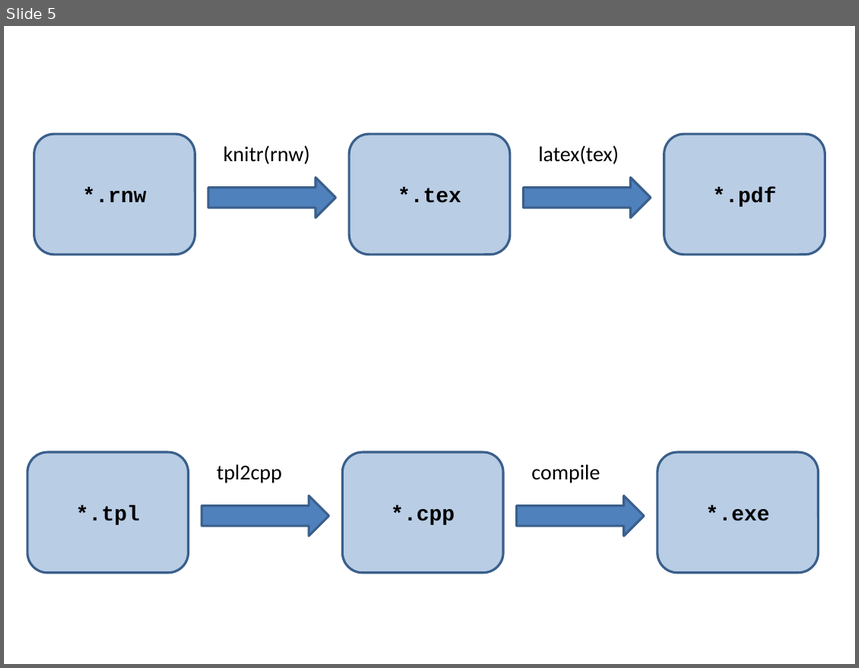
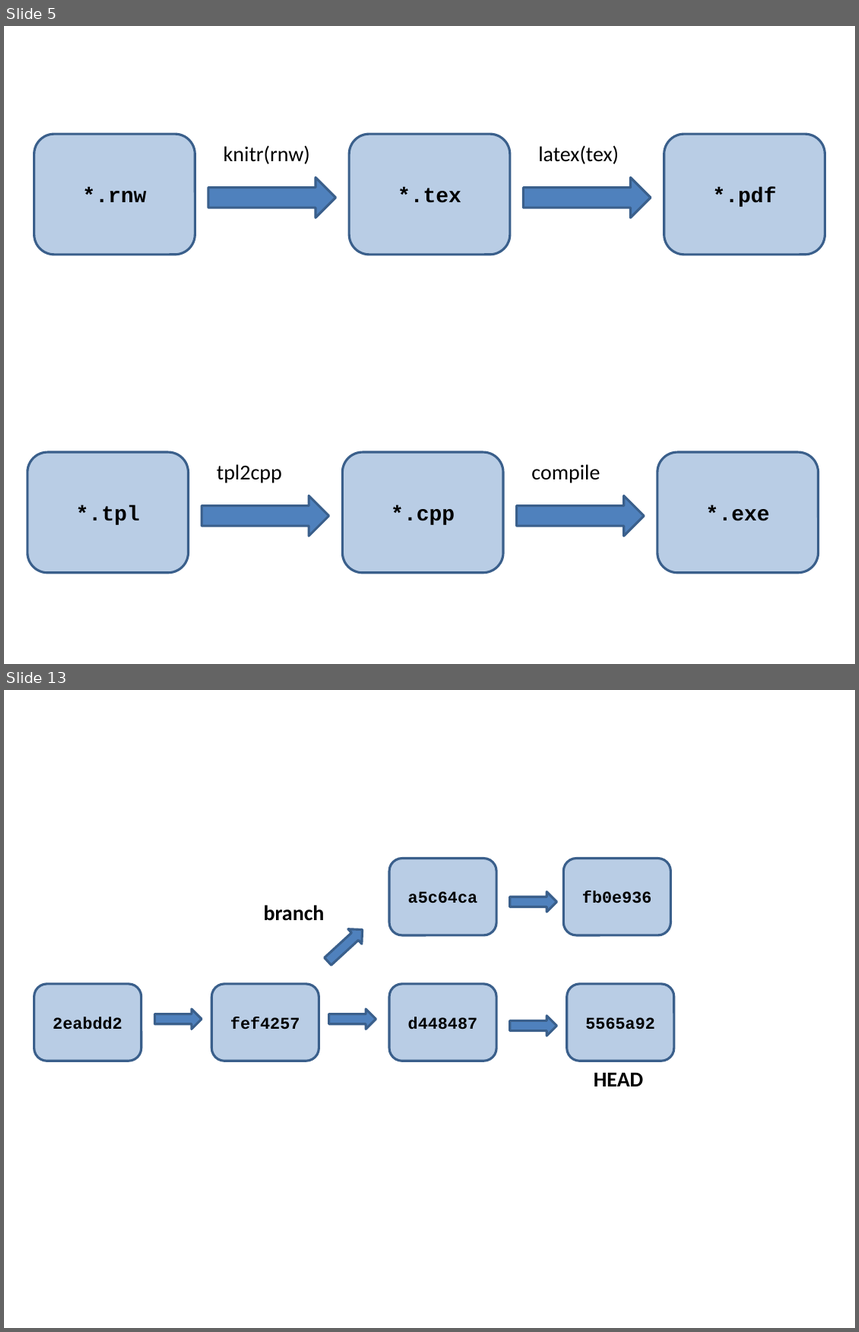
Before and after one commit to AdamCottrill/QFC_Workshop, a slide deck: PresentationFigures.pptx. Shown one above the other, each under a label of ours: slide 5 before the commit, slides 5 and 13 after it; the slides between them are not shown. The pictures are 859x668 and 859x1332 pixels, drawn with LibreOffice and Linux fonts; fonts in the diff are those of the drawing. Boxes give left, top, right and bottom in pixels: in the first picture for what was removed or moved away, otherwise in the second. Text is boxed around its words. In the diff, an @@ line names an element or a change of style, - is before the commit and + after.

```diff
--- a/PresentationFigures.pptx
+++ b/PresentationFigures.pptx
@@ slide 13 added at (4, 690, 855, 1328), background #FFFFFF @@
@@ rounded rectangle added at (389, 859, 496, 936), fill #B9CDE5, outline #3A5F8C 2 pt, 14 pt, text #000000, bold @@
+a5c64ca
@@ rounded rectangle added at (563, 859, 671, 936), fill #B9CDE5, outline #3A5F8C 2 pt, 14 pt, text #000000, bold @@
+fb0e936
@@ right arrow added at (509, 891, 557, 912), fill #4F81BD, outline #3A5F8C 2 pt @@
@@ text added at (264, 905, 325, 921), 18 pt, text #000000, bold @@
+branch
@@ right arrow added at (321, 923, 369, 970), fill #4F81BD, outline #3A5F8C 2 pt @@
@@ rounded rectangle added at (34, 983, 141, 1061), fill #B9CDE5, outline #3A5F8C 2 pt, 14 pt, text #000000, bold @@
+2eabdd2
@@ rounded rectangle added at (211, 983, 319, 1061), fill #B9CDE5, outline #3A5F8C 2 pt, 14 pt, text #000000, bold @@
+fef4257
@@ rounded rectangle added at (389, 983, 496, 1061), fill #B9CDE5, outline #3A5F8C 2 pt, 14 pt, text #000000, bold @@
+d448487
@@ rounded rectangle added at (566, 983, 674, 1061), fill #B9CDE5, outline #3A5F8C 2 pt, 14 pt, text #000000, bold @@
+5565a92
@@ right arrow added at (154, 1009, 202, 1030), fill #4F81BD, outline #3A5F8C 2 pt @@
@@ right arrow added at (329, 1009, 376, 1030), fill #4F81BD, outline #3A5F8C 2 pt @@
@@ right arrow added at (509, 1016, 557, 1037), fill #4F81BD, outline #3A5F8C 2 pt @@
@@ text added at (594, 1073, 644, 1087), 18 pt, text #000000, bold @@
+HEAD
```
Also in this commit, not shown: 2 slides changed, 5 other slides added, 7 other files.
